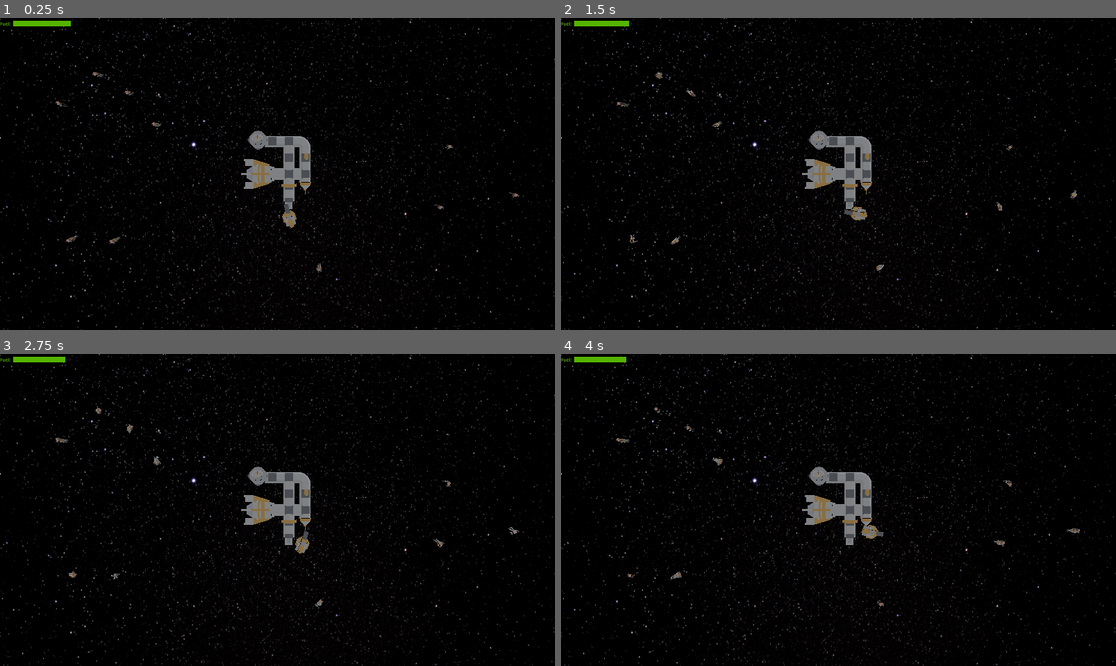
Above: before the commit, frames 1-4 (two rows, left to right).
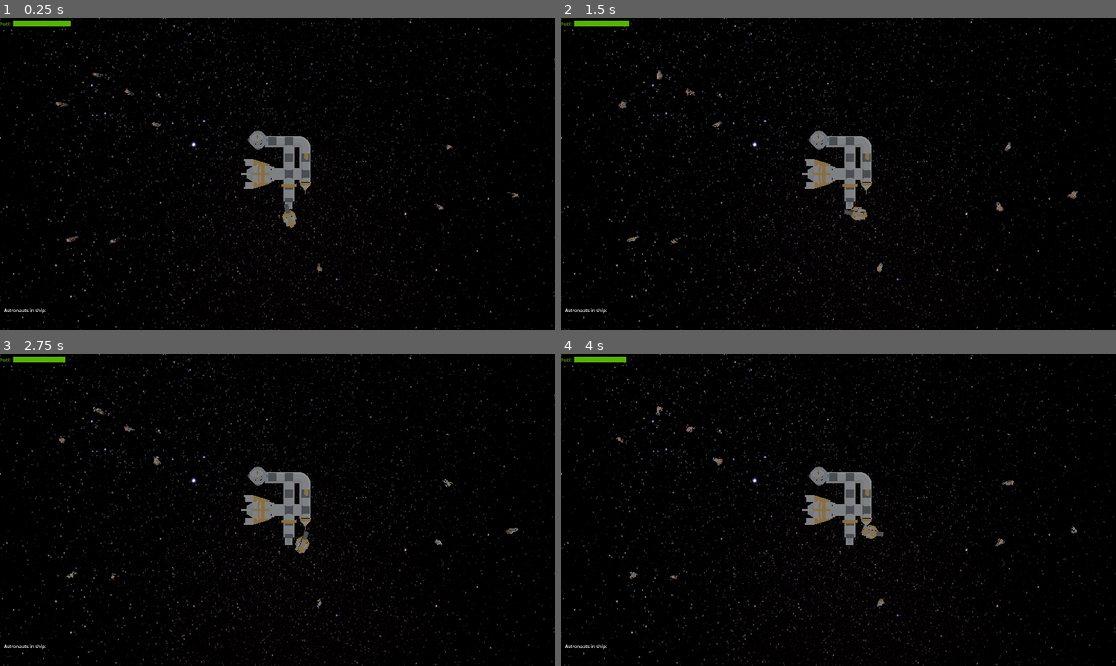
Above: after the commit, the same moments.

Repository: SiJiL82/limited-space
Game: Godot game, scene res://assets/Scenes/world.tscn
The game is run twice, just before and just after one commit, with the same random seed, the same clock (stepped at 60 frames per second) and the same inputs.
Inputs (mouse positions are in pixels of both pictures, inside the frame that each line leads up to):
- Up to frame 1 (0.25 s): no input
- Up to frame 2 (1.5 s): move the mouse to (960, 158) at 0.52 s; hold Space (thruster) 0.53-1.28 s; move the mouse to (727, 189) at 1.27 s
- Up to frame 3 (2.75 s): move the mouse to (333, 441) at 2.02 s; hold Space (thruster) from 2.03 s (still down)
- Up to frame 4 (4 s): move the mouse to (810, 572) at 2.77 s; move the mouse to (1005, 556) at 3.52 s; release Space (thruster) at 3.53 s

The runs differ from the first frame. In frame 1, 0.2% of the frame differs, in the area x 0-94%, y 17-95%; in frame 2, 0.3%; in frame 3, 0.3%; in frame 4, 0.3%, in the area x 0-94%, y 16-95%.

Commit message:
added astronauts picked up and space constraints on board

Diff:
--- a/assets/Scenes/astronaut_floating.tscn
+++ b/assets/Scenes/astronaut_floating.tscn
@@ -137,11 +137,14 @@
 "spinning": SubResource("Animation_c64mq")
 }
 
+[sub_resource type="BoxShape3D" id="BoxShape3D_dfxdq"]
+size = Vector3(0.266032, 0.764602, 0.253885)
+
 [node name="astronautFloating" type="Node3D"]
 transform = Transform3D(8, 0, 0, 0, 8, 0, 0, 0, 8, 0, 0, 0)
 script = ExtResource("1_o81us")
 
-[node name="astronautA" parent="." instance=ExtResource("1_71chj")]
+[node name="astronautA" parent="." groups=["Astronauts"] instance=ExtResource("1_71chj")]
 transform = Transform3D(1, 8.88177e-16, 2.98023e-08, 0, 1, -2.98023e-08, -2.98023e-08, 2.98023e-08, 1, 0, 0, 0)
 
 [node name="armLeft" parent="astronautA/tmpParent/astronautA2" index="0"]
@@ -150,9 +153,21 @@
 [node name="armRight" parent="astronautA/tmpParent/astronautA2" index="1"]
 transform = Transform3D(1, 0, 0, 0, -1, -2.53518e-06, 0, 2.53518e-06, -1, 0.13, 0.473184, 0)
 
+[node name="legLeft" parent="astronautA/tmpParent/astronautA2" index="4"]
+transform = Transform3D(1, 0, 0, 0, 1, 0, 0, 0, 1, -0.13, 0.223184, -4.44089e-16)
+
 [node name="AnimationPlayer" type="AnimationPlayer" parent="astronautA"]
 libraries = {
 "": SubResource("AnimationLibrary_7cn42")
 }
 
+[node name="Area3D" type="Area3D" parent="astronautA"]
+transform = Transform3D(1, 0, -2.98023e-08, 8.88177e-16, 1, 2.98023e-08, 2.98023e-08, -2.98023e-08, 1, 0, 0, 0)
+script = ExtResource("1_o81us")
+
+[node name="CollisionShape3D" type="CollisionShape3D" parent="astronautA/Area3D"]
+shape = SubResource("BoxShape3D_dfxdq")
+
+[connection signal="body_entered" from="astronautA/Area3D" to="astronautA/Area3D" method="_board_player_ship"]
+
 [editable path="astronautA"]
--- a/assets/Scenes/world.tscn
+++ b/assets/Scenes/world.tscn
@@ -1,7 +1,8 @@
-[gd_scene load_steps=14 format=3 uid="uid://bhp02k7rppku4"]
+[gd_scene load_steps=17 format=3 uid="uid://bhp02k7rppku4"]
 
 [ext_resource type="Script" path="res://scripts/World.gd" id="1_mp68m"]
 [ext_resource type="Script" path="res://scripts/FuelBar.gd" id="2_7praw"]
+[ext_resource type="Script" path="res://scripts/AstronautsPickedUpLabel.gd" id="3_e4cxv"]
 [ext_resource type="Texture2D" uid="uid://c73wkwc2iey00" path="res://assets/sprites/space_background.jpg" id="3_gxbaj"]
 [ext_resource type="Script" path="res://scripts/Player.gd" id="4_wpgq8"]
 [ext_resource type="PackedScene" uid="uid://cjo7e2pn2ld76" path="res://assets/meshes/craft_racer.glb" id="5_o38gu"]
@@ -12,12 +13,17 @@
 [sub_resource type="StyleBoxFlat" id="StyleBoxFlat_gp4yg"]
 bg_color = Color(0.333333, 0.705882, 0, 1)
 
+[sub_resource type="LabelSettings" id="LabelSettings_bal5q"]
+
 [sub_resource type="BoxShape3D" id="BoxShape3D_nx7s0"]
 
 [sub_resource type="PrismMesh" id="PrismMesh_al74g"]
 
 [sub_resource type="ORMMaterial3D" id="ORMMaterial3D_wl3o5"]
 albedo_color = Color(1, 0.337255, 0.0980392, 1)
+
+[sub_resource type="BoxShape3D" id="BoxShape3D_rm0l6"]
+size = Vector3(16.2607, 8.44483, 13.8334)
 
 [sub_resource type="ConvexPolygonShape3D" id="ConvexPolygonShape3D_tssb0"]
 
@@ -57,6 +63,18 @@
 script = ExtResource("2_7praw")
 fuel = NodePath("../../../../../Player/Fuel")
 
+[node name="AstronautsPickedUpContainer" type="HBoxContainer" parent="UI"]
+offset_left = 14.0
+offset_top = 957.0
+offset_right = 413.0
+offset_bottom = 1067.0
+
+[node name="AstronautsPickedUpLabel" type="Label" parent="UI/AstronautsPickedUpContainer"]
+layout_mode = 2
+text = "Astronauts in ship:"
+label_settings = SubResource("LabelSettings_bal5q")
+script = ExtResource("3_e4cxv")
+
 [node name="Space" type="Sprite3D" parent="."]
 transform = Transform3D(10, 0, 0, 0, -4.37114e-07, 10, 0, -10, -4.37114e-07, -1.173, -5, -3.923)
 texture = ExtResource("3_gxbaj")
@@ -68,7 +86,7 @@
 [node name="DirectionalLight3D" type="DirectionalLight3D" parent="."]
 transform = Transform3D(1, 0, 0, 0, -4.37114e-08, 1, 0, -1, -4.37114e-08, 0, 200, 0)
 
-[node name="Player" type="RigidBody3D" parent="." node_paths=PackedStringArray("camera")]
+[node name="Player" type="RigidBody3D" parent="." node_paths=PackedStringArray("camera") groups=["Player"]]
 transform = Transform3D(1, 0, 0, 0, 1, 0, 0, 0, 1, 73.6728, 0, 36.6415)
 gravity_scale = 0.0
 script = ExtResource("4_wpgq8")
@@ -102,6 +120,12 @@
 [node name="Fuel" type="Node3D" parent="Player"]
 script = ExtResource("7_t456d")
 
+[node name="Area3D" type="Area3D" parent="Player"]
+
+[node name="CollisionShape3D" type="CollisionShape3D" parent="Player/Area3D"]
+transform = Transform3D(0.00340842, 0.999564, -0.0293446, 0.999619, -0.00260127, 0.0275025, 0.027414, -0.0294271, -0.999191, -0.305779, -4.71158, 0.785301)
+shape = SubResource("BoxShape3D_rm0l6")
+
 [node name="SpaceStation" type="StaticBody3D" parent="."]
 
 [node name="space_station" parent="SpaceStation" instance=ExtResource("8_jqhqs")]
--- a/project.godot
+++ b/project.godot
@@ -15,6 +15,10 @@
 config/features=PackedStringArray("4.1", "Forward Plus")
 config/icon="res://icon.svg"
 
+[autoload]
+
+Global="*res://scripts/Global.gd"
+
 [display]
 
 window/size/viewport_width=1920
--- a/scripts/Astronaut.gd
+++ b/scripts/Astronaut.gd
@@ -8,3 +8,8 @@
 
 func _process(_delta):
 	rotate_object_local(rotate_direction, rotate_speed)
+
+func _board_player_ship(ship:Node3D):
+	if ship.has_space:
+		get_owner().queue_free()
+		ship.pickup_astronaut()
--- /dev/null
+++ b/scripts/AstronautsPickedUpLabel.gd
@@ -0,0 +1,4 @@
+extends Label
+
+func update_label(astronauts_on_ship):
+	set_text("Astronauts in ship: " + str(astronauts_on_ship))
--- /dev/null
+++ b/scripts/Global.gd
@@ -0,0 +1,9 @@
+extends Node
+
+var astronauts_picked_up = 0
+
+func increment_astronaut_pick_up_count():
+	astronauts_picked_up += 1
+
+func get_astronaut_pick_up_count():
+	return astronauts_picked_up
--- a/scripts/Player.gd
+++ b/scripts/Player.gd
@@ -3,9 +3,13 @@
 @export var camera: Camera3D
 @export var thrust: int = 5
 
+var global = preload("res://scripts/Global.gd").new()
+@onready var astronauts_picked_up_label = get_node("/root/World/UI/AstronautsPickedUpContainer/AstronautsPickedUpLabel")
+
 var fuel: Node3D
+signal ThrustApplied()
 
-signal ThrustApplied()
+var has_space = true
 
 func _ready():
 	fuel = get_node("Fuel")
@@ -32,3 +36,10 @@
 func apply_thrust():
 	apply_impulse(-global_transform.basis.z * thrust)
 	ThrustApplied.emit()
+
+func pickup_astronaut():
+	if has_space:
+		global.increment_astronaut_pick_up_count()
+		if global.astronauts_picked_up >= 3:
+			has_space = false
+		astronauts_picked_up_label.update_label(global.get_astronaut_pick_up_count())
Not shown: 1 places in assets/Scenes/astronaut_floating.tscn that only renumber resources
